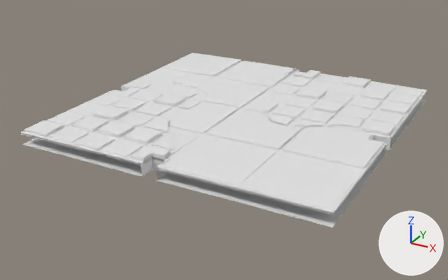
Renders of the FBX model Assets/Data/Level/Biomes/AbyssalRuins/Models/K_Floor_Path_D.fbx from each side of a commit.
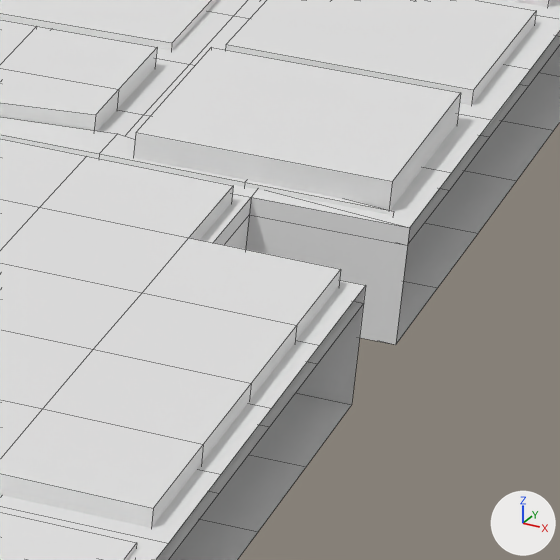
The first picture shows the older version from a 50 mm lens placed at (4.42, -8.65, 3.69), pointed at (-0.17, -0.3, -0.48). The close-ups show the older and then the newer version on the part from 78% to 91% of the width and 41% to 62% of the height of that picture. Only the edits that show in the close-ups are written down. Arrows for +X, +Y and +Z are at lower right; the lights stay in place. The close-ups show mesh edges as thin lines. Where no turn or scale is listed for an object, it has been applied to the vertices.

Objects in the first close-up: 'K_Floor_Path_D', 'K_Floor_Path_D_ColGround0', 'K_Floor_Path_D_ColGround4'.
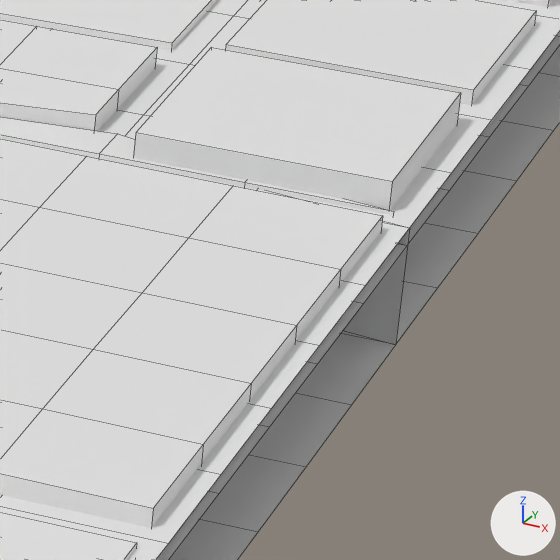
Boxes [x1, y1, x2, y2] around the edits, measured in the close-ups (560 x 560 px; the box of a moved part takes in the faces that stretch with it):
part 1 of me_k_floor_path_d, moved or reshaped: before [189, 186, 233, 240]; after [339, 216, 383, 285]
part 2 of me_k_floor_path_d_colground0, moved or reshaped: before [213, 197, 409, 404]; after [296, 222, 409, 404]

What the commit changed:
me_k_floor_path_d is used by ob_k_floor_path_d; location (0.0, 0.0, 0.0).
me_k_floor_path_d had 1562 vertices, 1202 faces and spanned x -2.5..2.5, y -2.5..2.5, z -0.03..0.06.
me_k_floor_path_d now has 1565 vertices, 1210 faces and spans x -2.5..2.5, y -2.5..2.5, z -0.03..0.06.
me_k_floor_path_d part 1: 1 vertex removed from x 2.23, y -0.27, z -0.03; 1 vertex added at x 2.46, y -0.04, z -0.03.
Other edits to the shape of me_k_floor_path_d do not show in these pictures.
me_k_floor_path_d_colground0 is used by ob_k_floor_path_d_colground0; location (0.0, 0.0, 0.0).
Verts and faces of me_k_floor_path_d_colground0; kept vertices keep their numbers, new ones are numbered from 554.
Before the commit, vertices of me_k_floor_path_d_colground0: 135 (2.25, 0.0, 0.0) at pixel (251, 197), 136 (2.5, 0.0, 0.0) at pixel (409, 227), 150 (2.25, -0.25, 0.0), 151 (2.5, -0.25, 0.0) at pixel (365, 285), 307 (2.25, 0.0, -0.2).
Before the commit, vertices of me_k_floor_path_d_colground0: 308 (2.5, 0.0, -0.2) at pixel (395, 344), 314 (2.25, -0.25, -0.2), 320 (2.5, -0.25, -0.2) at pixel (351, 404).
me_k_floor_path_d_colground0 had 554 vertices, 512 faces and spanned x -2.5..2.5, y -2.5..2.5, z -0.2..0.0.
me_k_floor_path_d_colground0 now has 554 vertices, 511 faces and spans x -2.5..2.5, y -2.5..2.5, z -0.2..0.0.
Part 2, on me_k_floor_path_d_colground0:
Faces deleted: (135, 150, 314, 307), (135, 307, 308, 136), (150, 151, 320, 314).
New faces: (135, 150, 151, 136), (307, 308, 320, 314).
